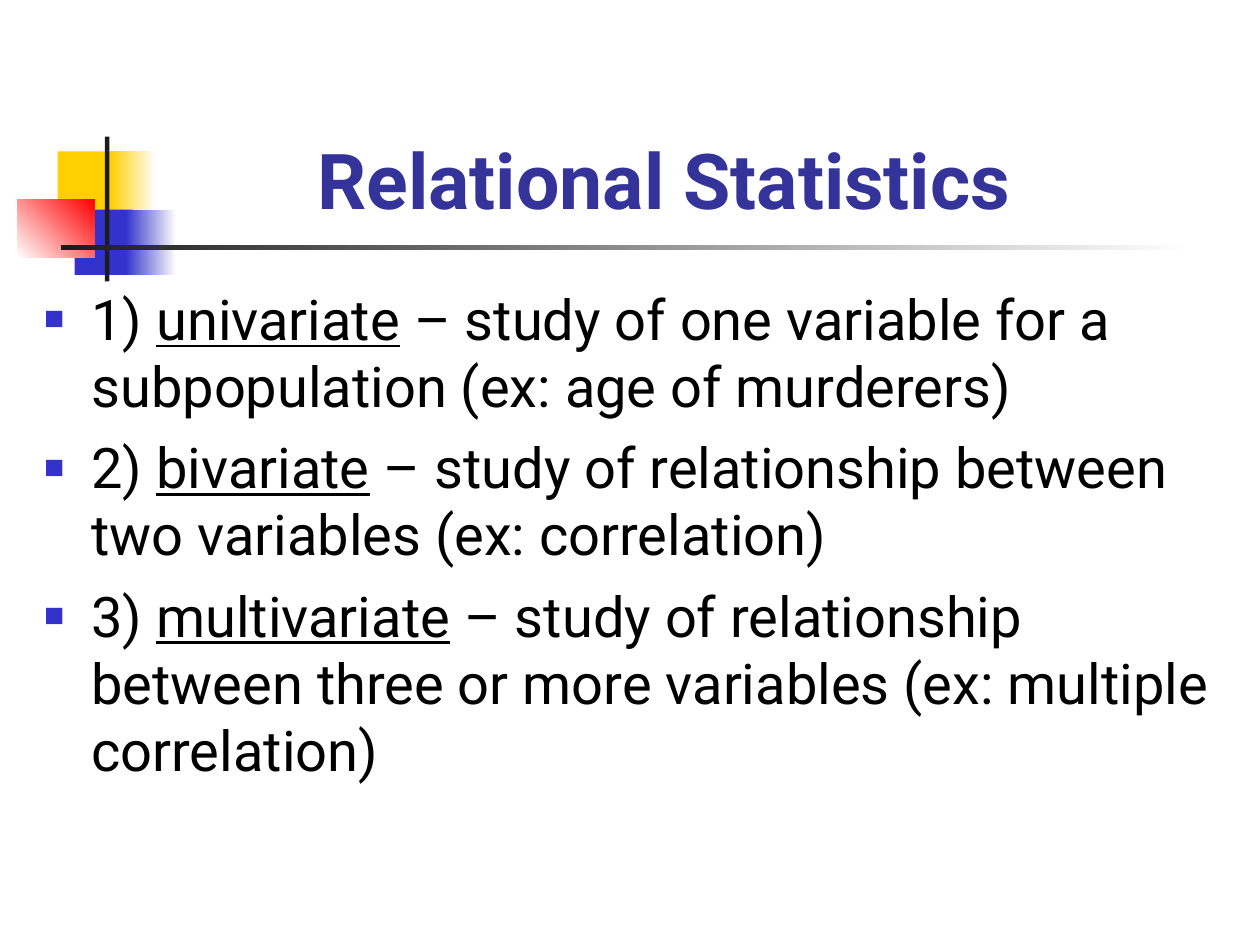
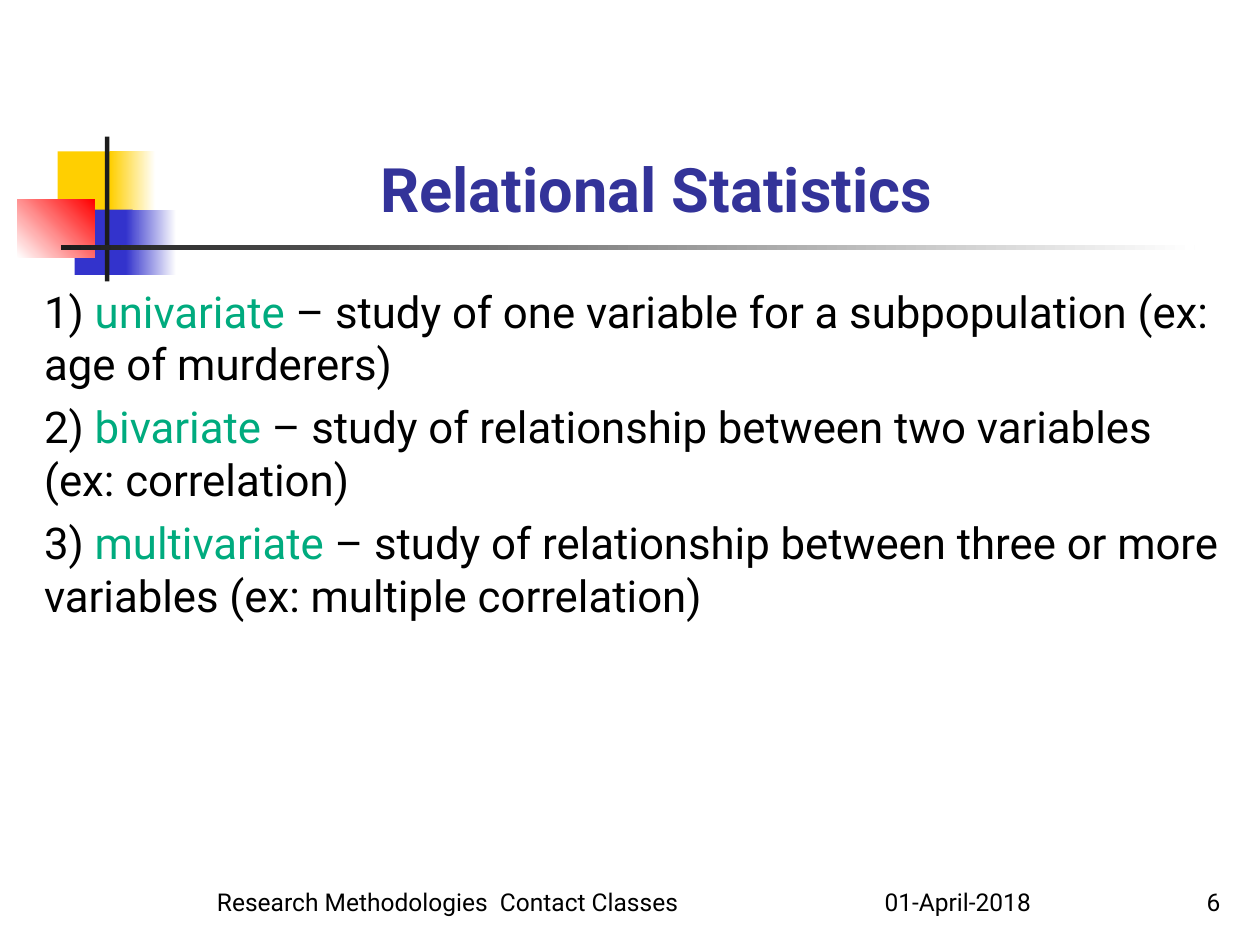
Before and after one commit to serializability/Research-Talk, a slide deck: slide 6 of Univariate Data Analysis.ppt. Drawn at 1260x945 pixels with LibreOffice and Linux fonts; fonts in the diff are those of the drawing. Boxes give left, top, right and bottom in pixels: in the first picture for what was removed or moved away, otherwise in the second. Text is boxed around its words. In the diff, an @@ line names an element or a change of style, - is before the commit and + after.

```diff
--- a/Univariate Data Analysis.ppt
+++ b/Univariate Data Analysis.ppt
@@ title "Relational Statistics" at (x1=380, y1=166, x2=932, y2=213): size 44 to 35 pt @@
@@ text "1) univariate – study of ..." at (x1=44, y1=293, x2=1218, y2=622): size 32 to 25 pt; text colour #000000 to #00AB7E, underline off in "univariate", "bivariate", "multivariate"; bullet ■ to none; less space between paragraphs @@
@@ text added at (x1=217, y1=892, x2=1031, y2=916), 14 pt, text #000000 @@
+Research Methodologies Contact Classes 01-April-2018
@@ page number added at (x1=1207, y1=893, x2=1221, y2=912), 14 pt, text #000000 @@
+6
```
Also in this commit, not shown: 7 other slides changed, 6 slides added, 1 slide removed.
